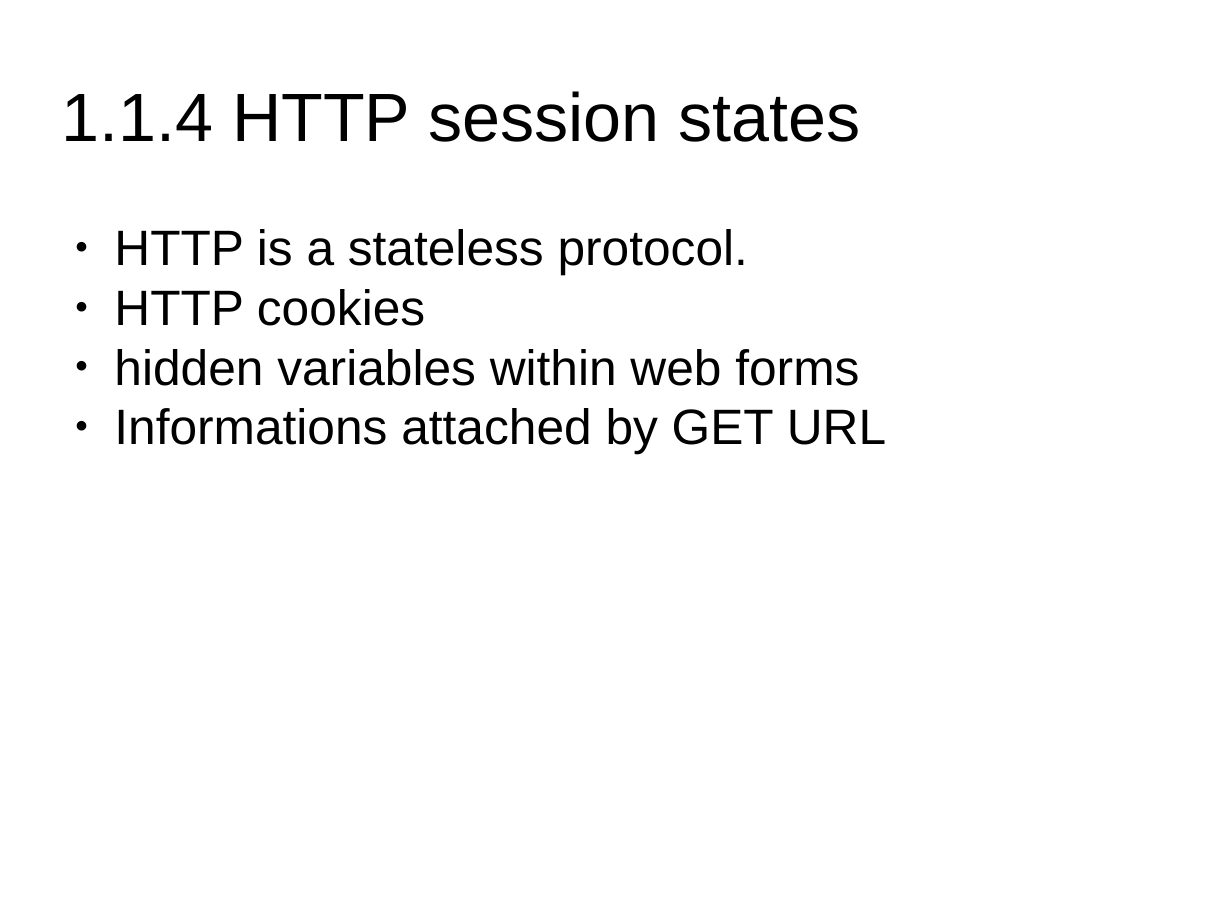
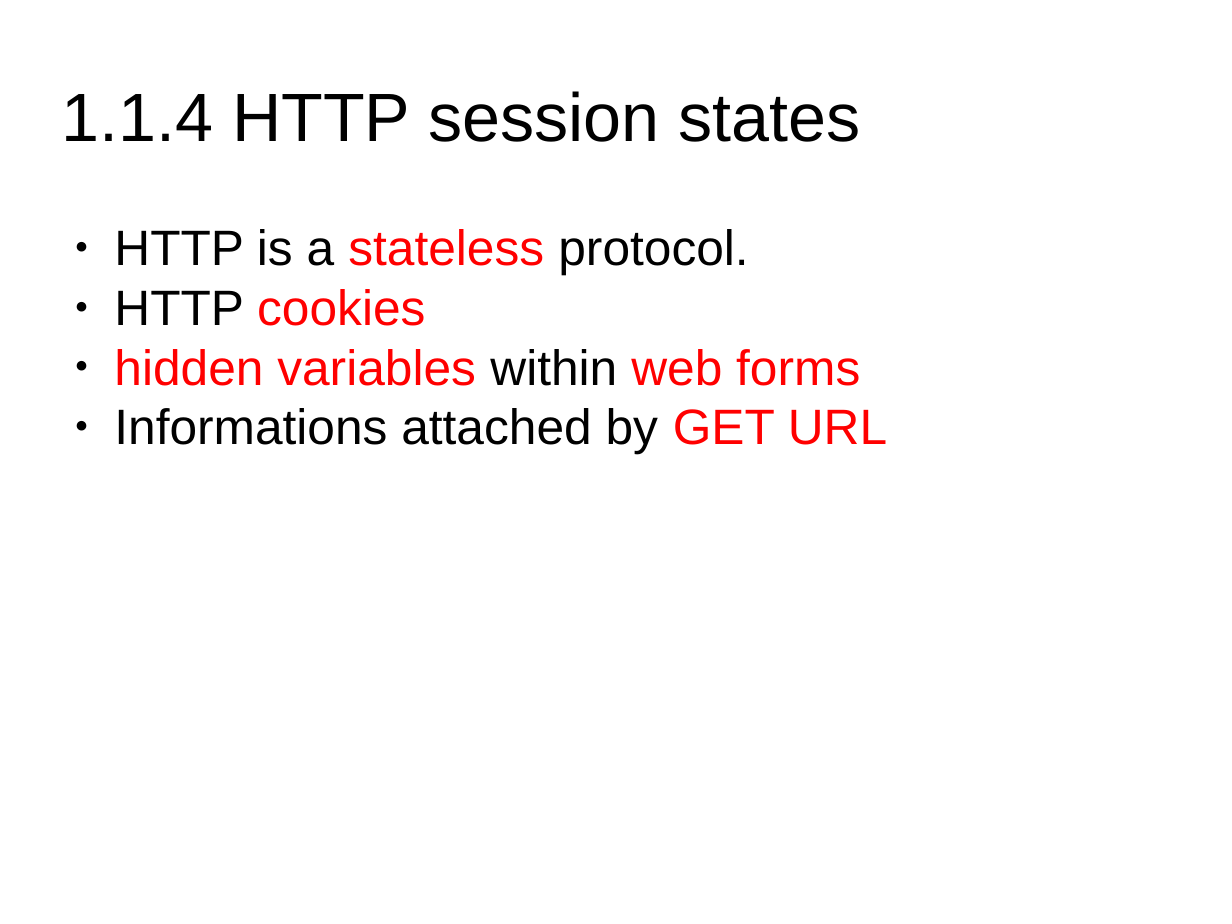
Before and after one commit to masterfish2015/my_project, a slide deck: slide 8 of teaching/javascript_html_server_and_client.pptx. Drawn at 1232x924 pixels with LibreOffice and Linux fonts; fonts in the diff are those of the drawing. Boxes give left, top, right and bottom in pixels: in the first picture for what was removed or moved away, otherwise in the second. Text is boxed around its words. In the diff, an @@ line names an element or a change of style, - is before the commit and + after.

```diff
--- a/teaching/javascript_html_server_and_client.pptx
+++ b/teaching/javascript_html_server_and_client.pptx
@@ text "HTTP is a stateless protocol." at (x1=114, y1=229, x2=887, y2=454): text colour #000000 to #FF0000 in "stateless", "cookies", "hidden variables web forms", "GET URL" @@
```
Also in this commit, not shown: 2 other slides changed, 53 slides added, 2 other files.
